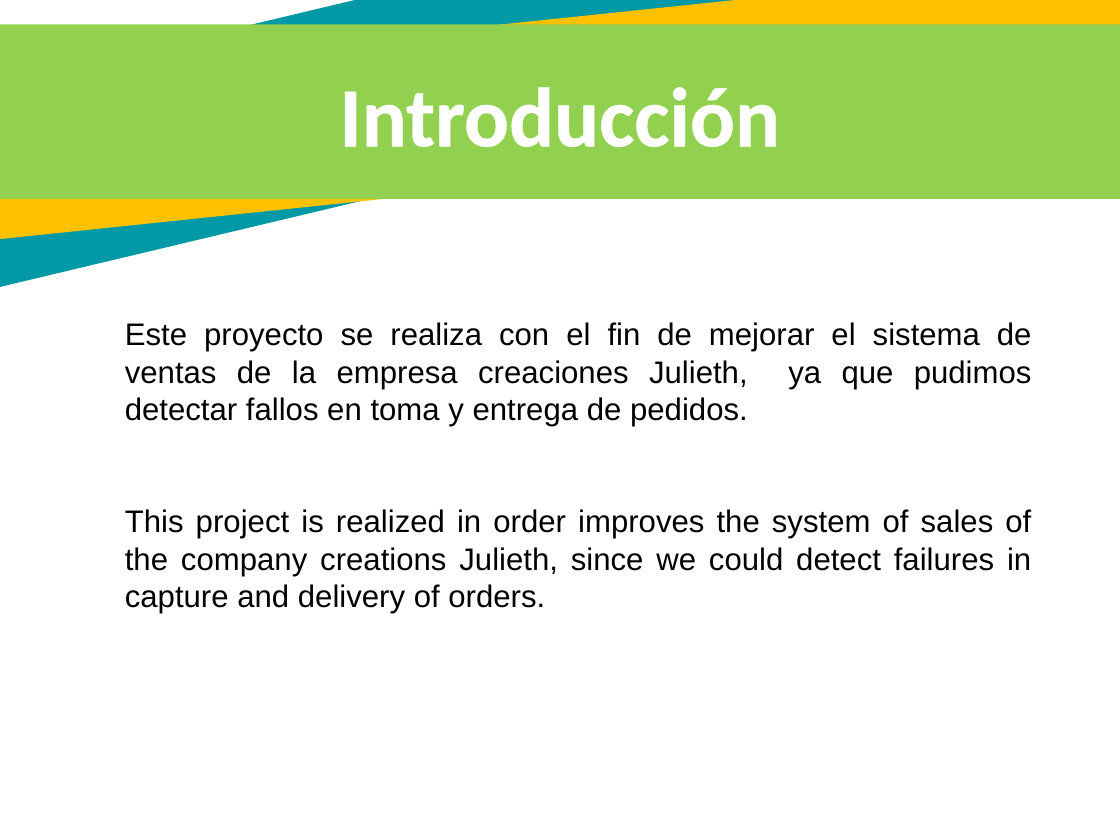
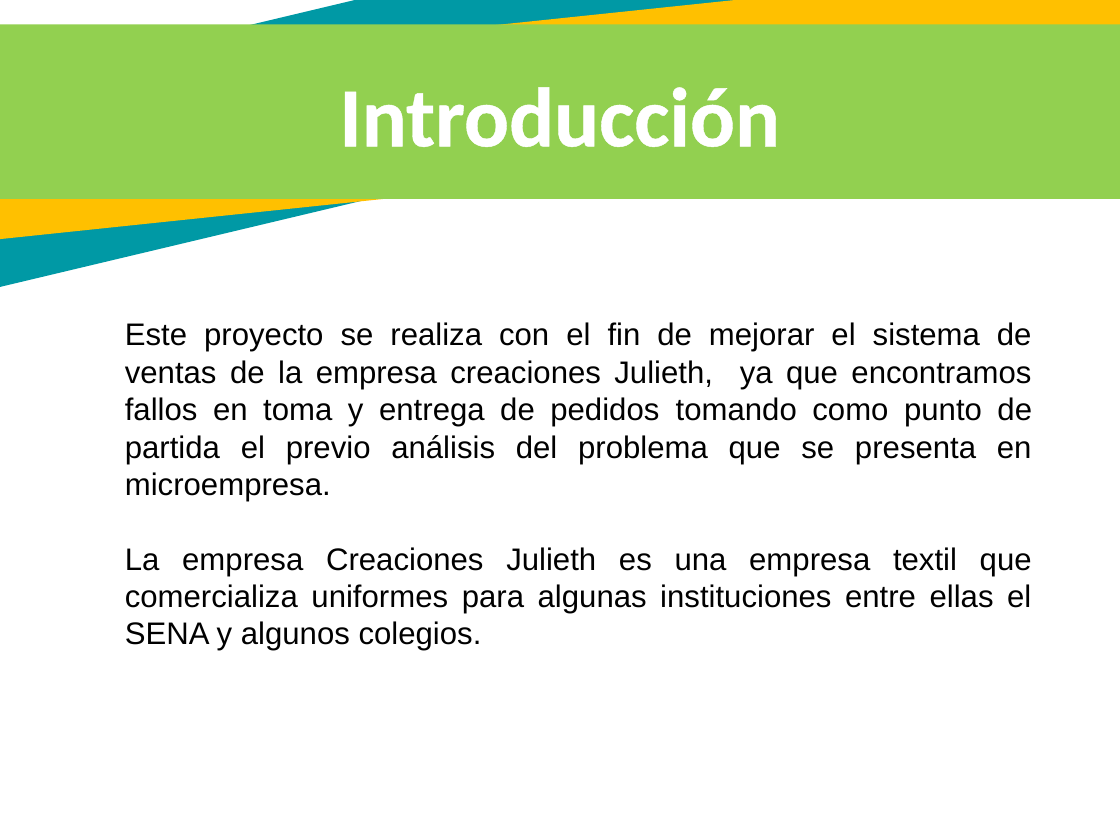
Before and after one commit to IsseiXD321/Rapid-Jackets, a slide deck: slide 2 of Presentación Proyectos XD Oficial ADSI IIl.pptx. Drawn at 1120x840 pixels with LibreOffice and Linux fonts; fonts in the diff are those of the drawing. Boxes give left, top, right and bottom in pixels: in the first picture for what was removed or moved away, otherwise in the second. Text is boxed around its words. In the diff, an @@ line names an element or a change of style, - is before the commit and + after.

```diff
--- a/Presentación Proyectos XD Oficial ADSI IIl.pptx
+++ b/Presentación Proyectos XD Oficial ADSI IIl.pptx
@@ text at bbox=[125, 322, 1032, 651]: text changed @@
-Este proyecto se realiza con el fin de mejorar el sistema de ventas de la empresa creaciones Julieth, ya que pudimos detectar fallos en toma y entrega de pedidos.
-This project is realized in order improves the system of sales of the company creations Julieth, since we could detect failures in capture and delivery of orders.
+Este proyecto se realiza con el fin de mejorar el sistema de ventas de la empresa creaciones Julieth, ya que encontramos fallos en toma y entrega de pedidos tomando como punto de partida el previo análisis del problema que se presenta en microempresa.
+La empresa Creaciones Julieth es una empresa textil que comercializa uniformes para algunas instituciones entre ellas el SENA y algunos colegios.
```
Also in this commit, not shown: 5 other slides changed, 2 slides added.
